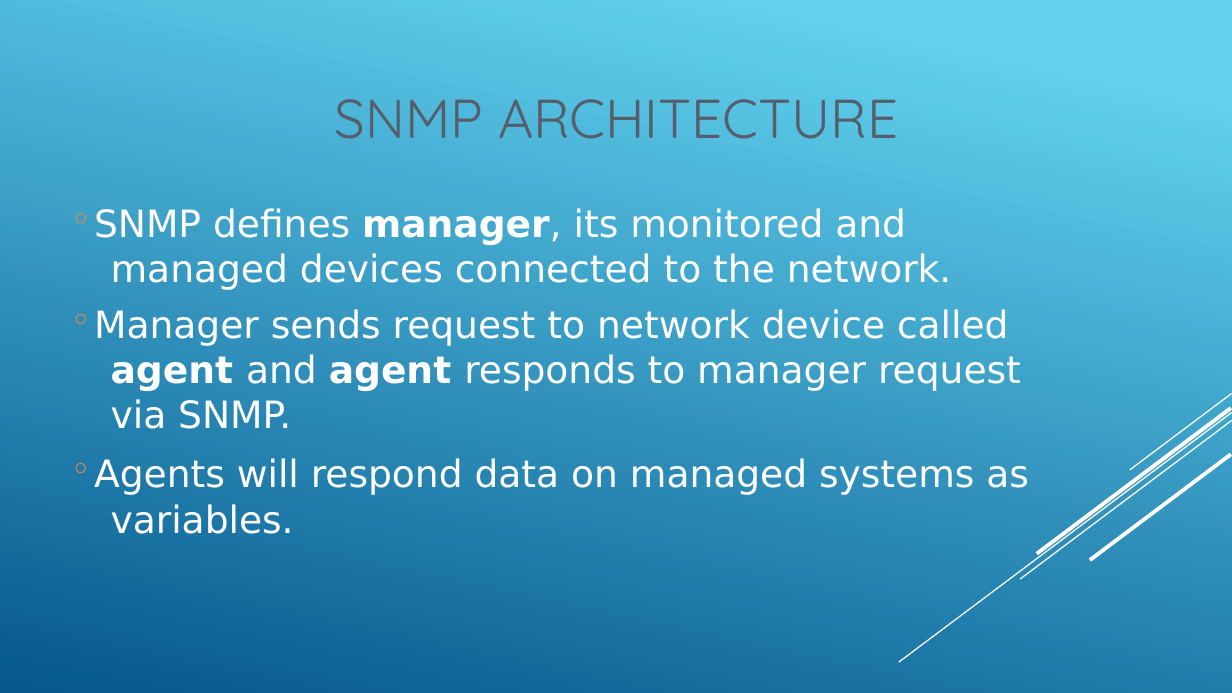
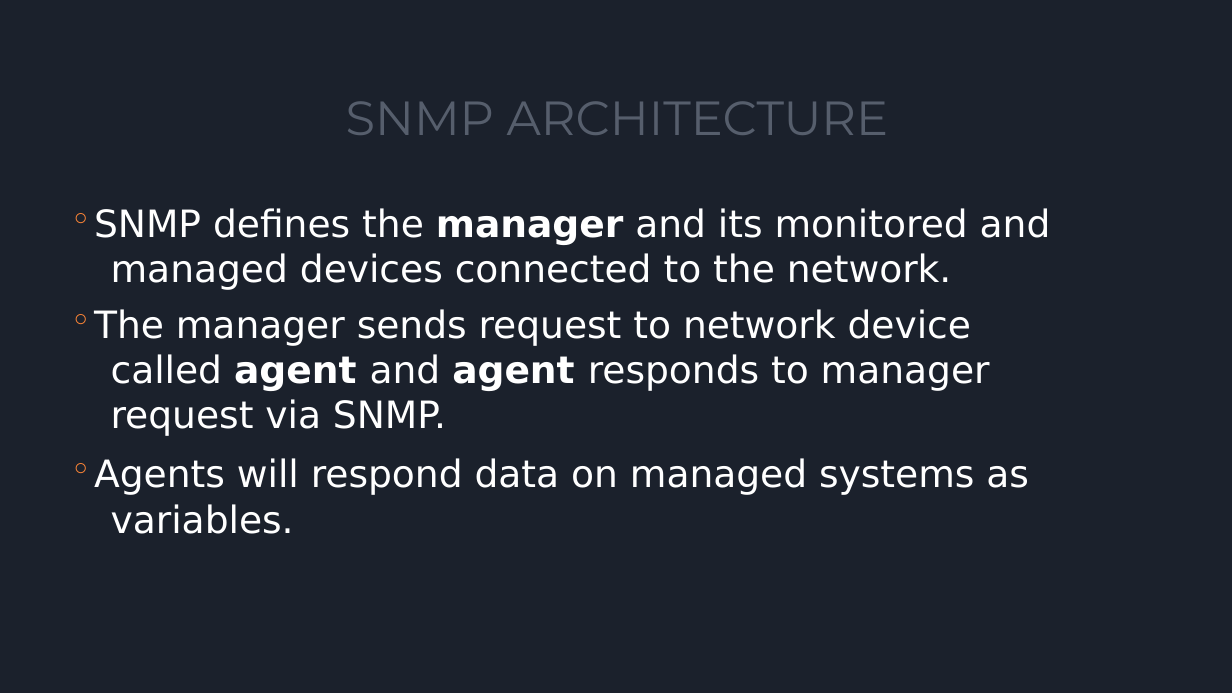
Before and after one commit to snehaljha/mini-project, a slide deck: slide 24 of EC 1307- Data communication and networking/Data_Com.pptx (slide 37 before the commit). Drawn at 1232x693 pixels with LibreOffice and Linux fonts; fonts in the diff are those of the drawing. Boxes give left, top, right and bottom in pixels: in the first picture for what was removed or moved away, otherwise in the second. Text is boxed around its words. In the diff, an @@ line names an element or a change of style, - is before the commit and + after.

```diff
--- a/EC 1307- Data communication and networking/Data_Com.pptx
+++ b/EC 1307- Data communication and networking/Data_Com.pptx
@@ background gradient #62D2EF to #05578D to #1B212C @@
@@ title "SNMP ARCHITECTURE" at [346, 101, 888, 135]: size 32 to 28 pt, font Quicksand to Montserrat @@
@@ text at [94, 208, 1051, 436]: text changed @@
-○ SNMP defines manager, its monitored and managed devices connected to the network.
-○ Manager sends request to network device called agent and agent responds to manager request via SNMP.
+○ SNMP defines the manager and its monitored and managed devices connected to the network.
+○ The manager sends request to network device called agent and agent responds to manager request via SNMP.
@@ group removed at [899, 393, 1232, 663]: 5 lines @@
```
Also in this commit, not shown: 37 other slides changed, 11 slides added, 25 slides removed.
